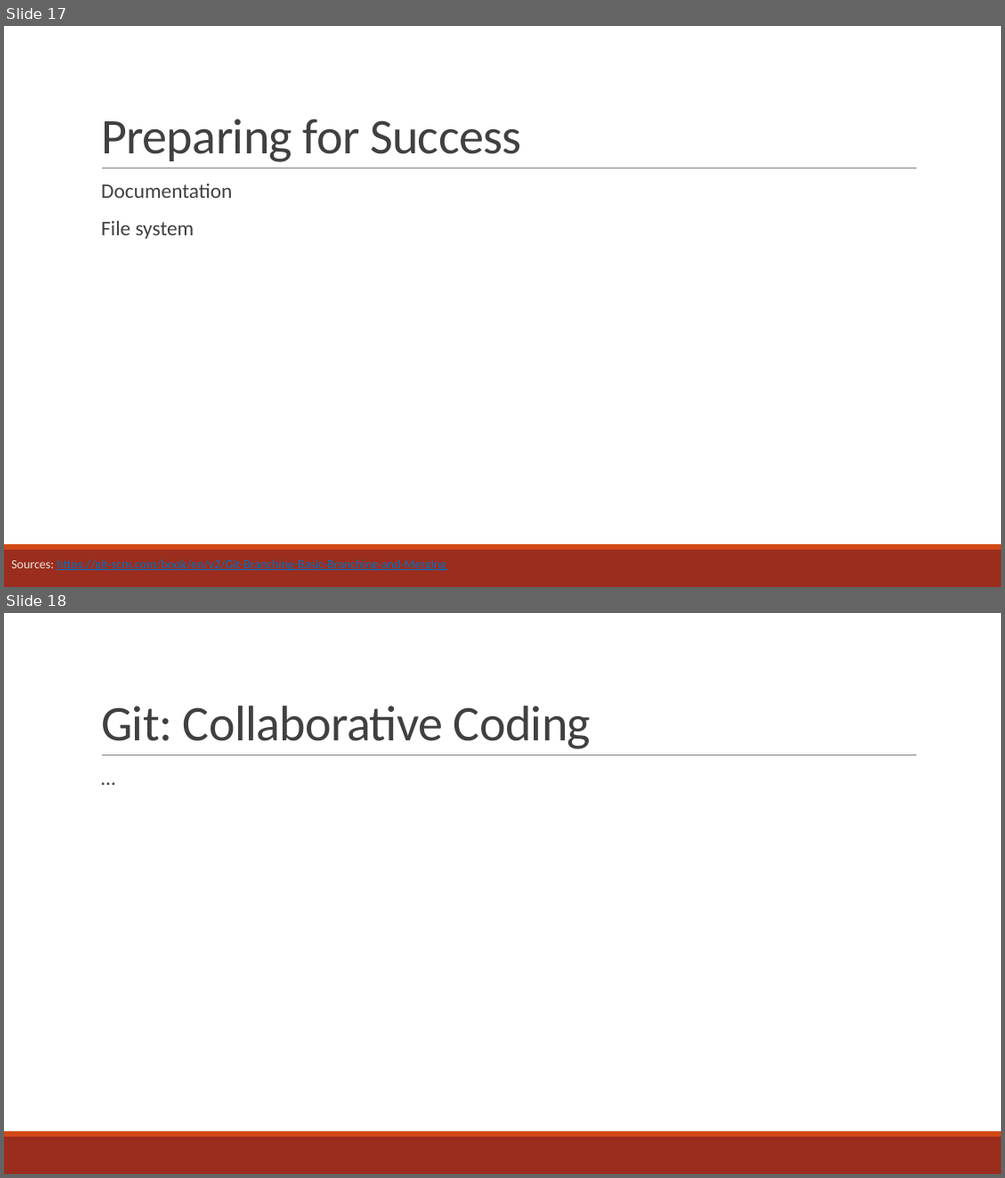
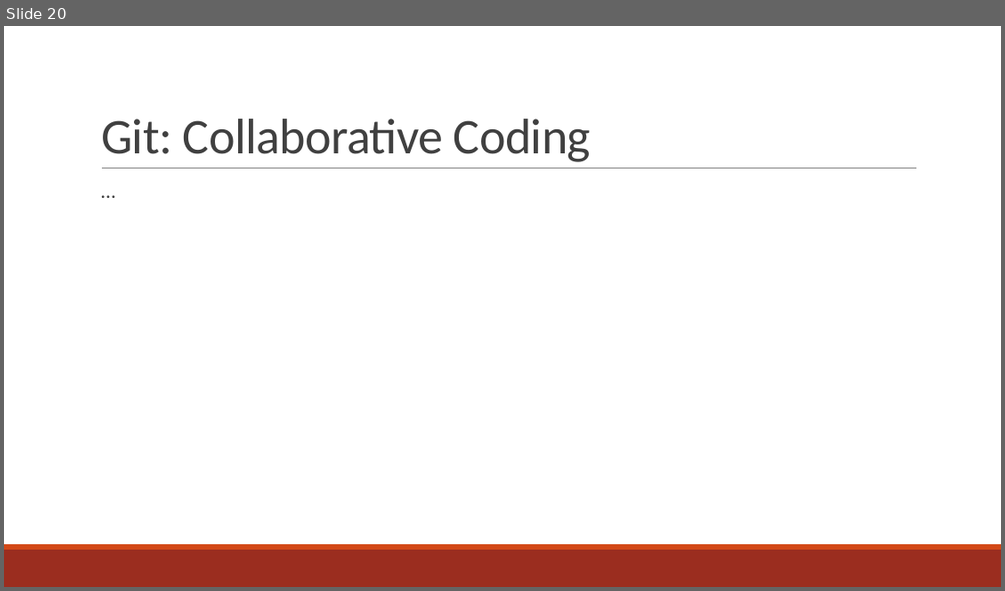
Before and after one commit to curtispmartin/Education, a slide deck: Working/2_VersionControl/2_VersionControl.pptx. Shown one above the other, each under a label of ours: slides 17 and 18 before the commit, slide 20 after it. The pictures are 1005x1178 and 1005x591 pixels, drawn with LibreOffice and Linux fonts; fonts in the diff are those of the drawing. Boxes give left, top, right and bottom in pixels: in the first picture for what was removed or moved away, otherwise in the second. Text is boxed around its words. In the diff, an @@ line names an element or a change of style, - is before the commit and + after.

```diff
--- a/Working/2_VersionControl/2_VersionControl.pptx
+++ b/Working/2_VersionControl/2_VersionControl.pptx
@@ slide 17 removed at <box>4,26,1001,587</box>, background #FFFFFF; not listed: 3 template elements that a slide beside it also shows @@
@@ title removed at <box>101,119,521,162</box> @@
-Preparing for Success
@@ text removed at <box>101,184,232,239</box> @@
-  Documentation
-  File system
@@ text removed at <box>11,559,446,571</box> @@
-Sources: https://git-scm.com/book/en/v2/Git-Branching-Basic-Branching-and-Merging
@@ what was slide 18 is now slide 20 @@
```
Also in this commit, not shown: 1 slide changed, 5 slides added, 1 other file.
